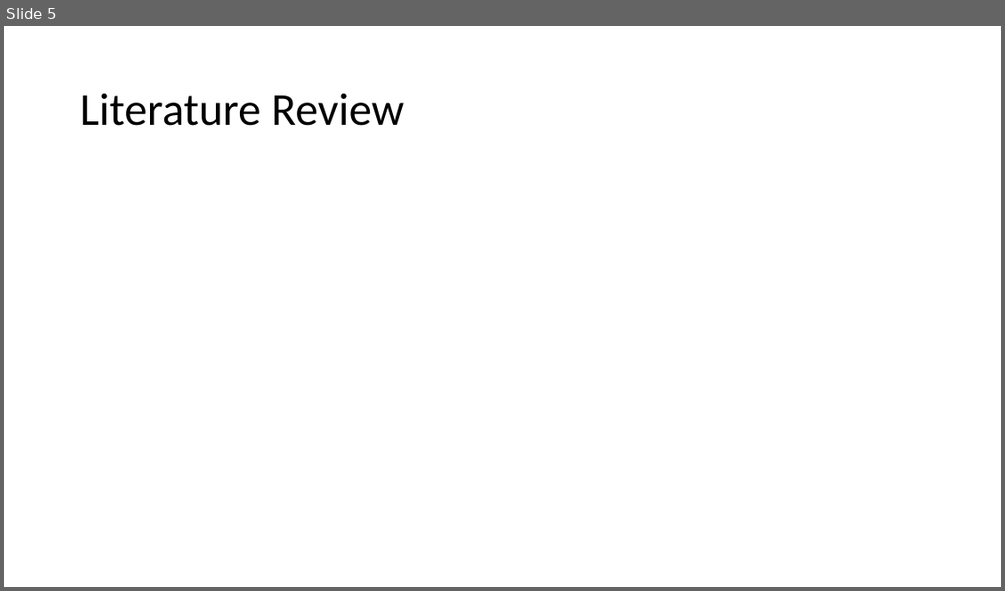
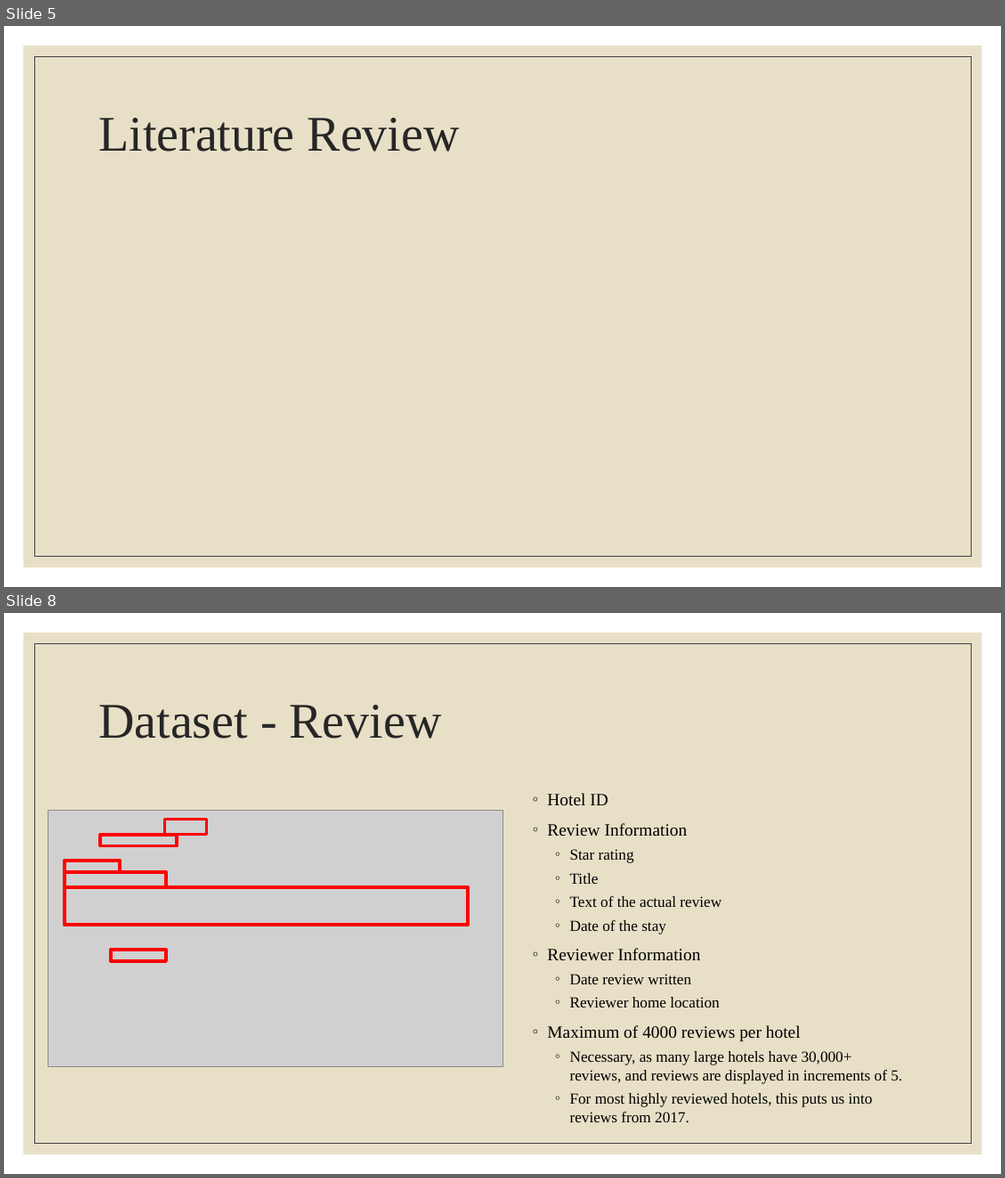
Before and after one commit to m-mcdougall/Capstone-DATS6501, a slide deck: Capstone Presentation.pptx. Shown one above the other, each under a label of ours: slide 5 before the commit, slides 5 and 8 after it; the slides between them are not shown. The pictures are 1005x591 and 1005x1178 pixels, drawn with LibreOffice and Linux fonts; fonts in the diff are those of the drawing; grey boxes stand for pictures. Boxes give left, top, right and bottom in pixels: in the first picture for what was removed or moved away, otherwise in the second. Text is boxed around its words. In the diff, an @@ line names an element or a change of style, - is before the commit and + after.

```diff
--- a/Capstone Presentation.pptx
+++ b/Capstone Presentation.pptx
@@ slide 8 added at (4,613,1001,1174), background #FFFFFF; not listed: 2 template elements that a slide beside it also shows @@
@@ title added at (98,705,442,738), 48 pt, text #262626 @@
+Dataset - Review
@@ text added at (547,793,902,1122), 14.8 pt, text #000000 @@
+◦ Hotel ID
+◦ Review Information
+  ◦ Star rating
+  ◦ Title
+  ◦ Text of the actual review
+  ◦ Date of the stay
+◦ Reviewer Information
+  ◦ Date review written
+  ◦ Reviewer home location
+◦ Maximum of 4000 reviews per hotel
+  ◦ Necessary, as many large hotels have 30,000+ reviews, and reviews are displayed in increments of 5.
+  ◦ For most highly reviewed hotels, this puts us into reviews from 2017.
@@ picture added at (48,811,502,1066) @@
@@ rectangle added at (165,819,207,835), outline #FF0000 3 pt @@
@@ rectangle added at (100,835,177,846), outline #FF0000 3 pt @@
@@ rectangle added at (65,860,120,872), outline #FF0000 3 pt @@
@@ rectangle added at (65,872,166,887), outline #FF0000 3 pt @@
@@ rectangle added at (65,887,468,925), outline #FF0000 3 pt @@
@@ rectangle added at (111,949,166,961), outline #FF0000 3 pt @@
@@ slide 5 changed as well @@
@@ rectangle added at (24,46,982,567), fill #E7E0C7 @@
@@ rectangle added at (34,56,971,556), outline #404040 0.5 pt @@
@@ title "Literature Review": place and size @@
-title "Literature Review" at (80,93,404,126)
+title "Literature Review" at (98,118,460,151)
@@ title "Literature Review" at (98,118,460,151): size 44 to 48 pt, font Calibri to Times New Roman, text colour #000000 to #262626 @@
```
Also in this commit, not shown: 5 other slides changed, 16 other slides added, 4 slides removed, 4 other files.
